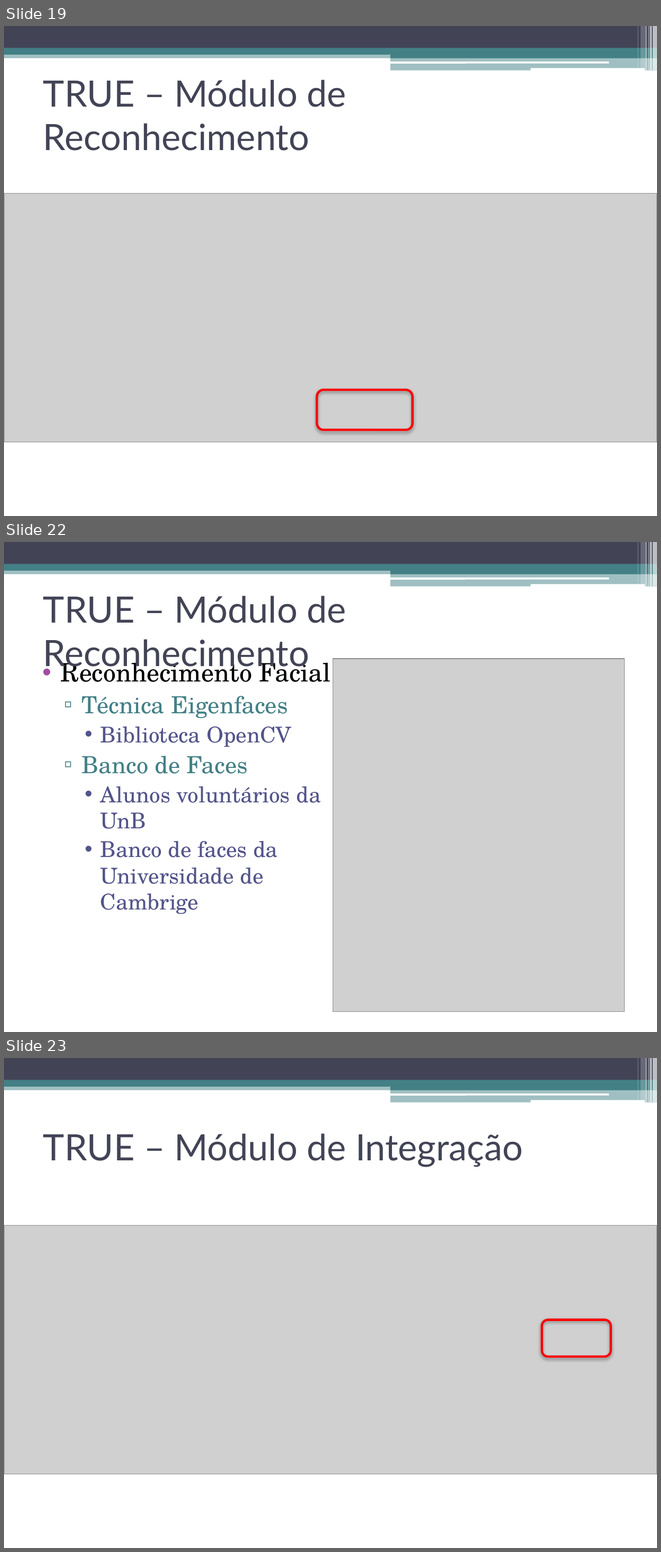
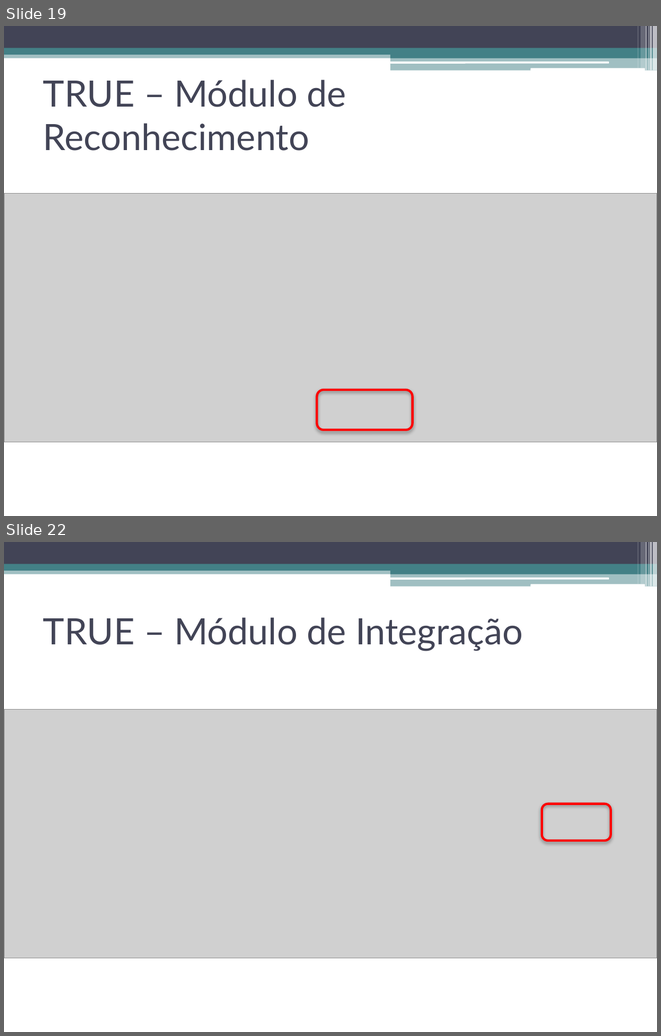
Before and after one commit to talesporto/Artigo-TRUE-SBCUP, a slide deck: apresentacao/ApresentacaoSBCUP.pptx. Shown one above the other, each under a label of ours: slides 19, 22 and 23 before the commit, slides 19 and 22 after it; the slides between them are not shown. The pictures are 661x1552 and 661x1036 pixels, drawn with LibreOffice and Linux fonts; fonts in the diff are those of the drawing; grey boxes stand for pictures. Boxes give left, top, right and bottom in pixels: in the first picture for what was removed or moved away, otherwise in the second. Text is boxed around its words. In the diff, an @@ line names an element or a change of style, - is before the commit and + after.

```diff
--- a/apresentacao/ApresentacaoSBCUP.pptx
+++ b/apresentacao/ApresentacaoSBCUP.pptx
@@ slide 22 removed at [4,542,657,1032], background #FFFFFF; not listed: 13 template elements that a slide beside it also shows @@
@@ title removed at [43,596,346,673] @@
-TRUE – Módulo de Reconhecimento
@@ text removed at [61,657,331,914] @@
-• Reconhecimento Facial
-  ▫ Técnica Eigenfaces
-    • Biblioteca OpenCV
-  ▫ Banco de Faces
-    • Alunos voluntários da UnB
-    • Banco de faces da Universidade de Cambrige
@@ picture removed at [333,659,624,1012] @@
@@ what was slide 23 is now slide 22 @@
```
Also in this commit, not shown: 4 slides changed.
